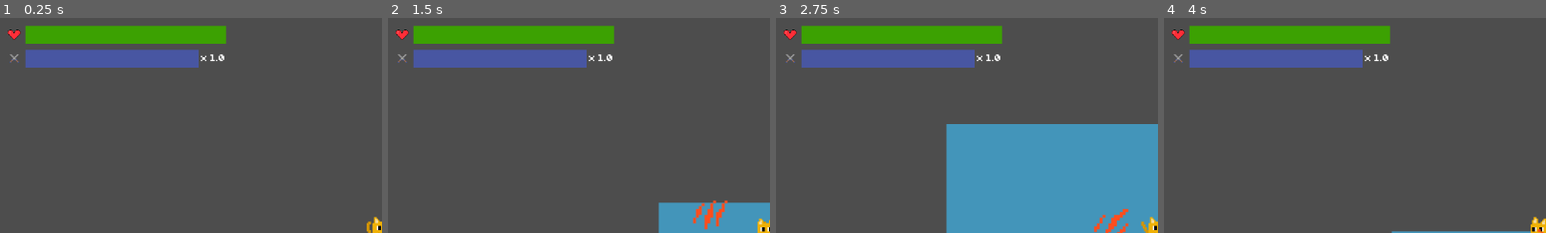
Above: before the commit, frames 1-4 (left to right).
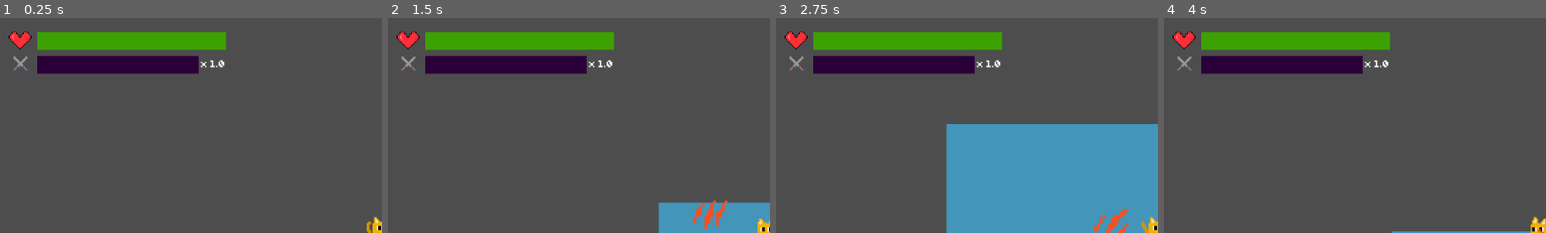
Above: after the commit, the same moments.

Repository: InvertedCarrot/PIXEL-JAM-2025
Game: Godot game, scene res://scenes/levels/level_debug.tscn
Two runs of this game, one before a commit and one after it. Both use one fixed random seed, a clock stepped at 60 frames per second and the inputs below.
Inputs:
- Up to frame 1 (0.25 s): no input
- Up to frame 2 (1.5 s): hold Right (right) 0.53-1.28 s; tap Space (attack) at 0.6, 1.35 s; hold Down (down) from 1.28 s (still down)
- Up to frame 3 (2.75 s): release Down (down) at 2.03 s; hold Right (right) from 2.03 s (still down); tap Space (attack) at 2.1 s
- Up to frame 4 (4 s): release Right (right) at 2.78 s; hold Up (up) 2.78-3.53 s; tap Space (attack) at 2.85, 3.6 s; hold Left (left) from 3.53 s (still down)
The pictures show only the part of the screen within x 0-50%, y 0-50%; the shares and areas given below are measured in that part.

The runs differ from the first frame. In frame 1, 8.7% of the frame differs, in the area x 2-60%, y 3-26%; in frame 2, 8.7%; in frame 3, 8.7%; in frame 4, 8.7%.

Commit message:
UI looks better

Diff:
--- a/scenes/UI/healthbar/healthbar.tscn
+++ b/scenes/UI/healthbar/healthbar.tscn
@@ -8,7 +8,8 @@
 corner_detail = 20
 
 [sub_resource type="StyleBoxFlat" id="StyleBoxFlat_kirro"]
-bg_color = Color(0.282353, 0.337255, 0.635294, 1)
+bg_color = Color(0, 0, 0, 1)
+border_color = Color(0, 0, 0, 1)
 
 [sub_resource type="StyleBoxFlat" id="StyleBoxFlat_tamin"]
 bg_color = Color(0.486275, 0.552941, 0.843137, 1)
@@ -44,6 +45,7 @@
 layout_mode = 2
 
 [node name="TextureRect" type="TextureRect" parent="MarginContainer/PanelContainer/MarginContainer/VBoxContainer/HBoxContainer"]
+custom_minimum_size = Vector2(50, 50)
 layout_mode = 2
 texture = ExtResource("2_w58m4")
 expand_mode = 3
--- a/scenes/UI/multiplier/multiplier.gd
+++ b/scenes/UI/multiplier/multiplier.gd
@@ -10,7 +10,12 @@
 	var percent = float(Globals.multiplier)/(Globals.MAX_MULTIPLIER) * 100 # need to do this for FP stuff
 	%MulitplierBar.value = percent
 	%MultiplierLabel.text = "x 1." + str(Globals.multiplier)
-
+	if percent >= 70:
+		%MulitplierBar.add_theme_stylebox_override("fill", get_colored_style(Color8(255, 244, 0))) # Yellow
+	elif percent >= 30:
+		%MulitplierBar.add_theme_stylebox_override("fill", get_colored_style(Color8(255, 72, 0))) # Orange
+	else:
+		%MulitplierBar.add_theme_stylebox_override("fill", get_colored_style(Color8(255, 105, 0))) # Red
 
 func get_colored_style(color: Color) -> StyleBoxFlat:
 	var style = StyleBoxFlat.new()
--- a/scenes/UI/multiplier/multiplier.tscn
+++ b/scenes/UI/multiplier/multiplier.tscn
@@ -9,10 +9,10 @@
 corner_detail = 20
 
 [sub_resource type="StyleBoxFlat" id="StyleBoxFlat_kirro"]
-bg_color = Color(0.282353, 0.337255, 0.635294, 1)
+bg_color = Color(0.169088, 0.000106561, 0.224135, 1)
 
 [sub_resource type="StyleBoxFlat" id="StyleBoxFlat_tamin"]
-bg_color = Color(0.486275, 0.552941, 0.843137, 1)
+bg_color = Color(1, 0.956863, 0, 0.639216)
 
 [sub_resource type="LabelSettings" id="LabelSettings_s8mjj"]
 font = ExtResource("3_n428j")
@@ -48,6 +48,7 @@
 layout_mode = 2
 
 [node name="TextureRect" type="TextureRect" parent="MarginContainer/PanelContainer/MarginContainer/VBoxContainer/HBoxContainer"]
+custom_minimum_size = Vector2(50, 50)
 layout_mode = 2
 texture = ExtResource("2_iltnv")
 expand_mode = 2
--- a/scenes/levels/level_debug2.tscn
+++ b/scenes/levels/level_debug2.tscn
@@ -55,6 +55,7 @@
 [node name="UI" parent="." instance=ExtResource("1_b4ncf")]
 
 [node name="TileMapLayer" type="TileMapLayer" parent="."]
+scale = Vector2(0.997424, 0.989961)
 tile_map_data = PackedByteArray("AAD1//z/AAAAAAEAAAD1//3/AAAAAAEAAAD1//7/AAAAAAEAAAD1////AAAAAAEAAAD1/wAAAAAAAAEAAAD1/w …(10064 unchanged characters)…
 tile_set = SubResource("TileSet_okaid")
 
